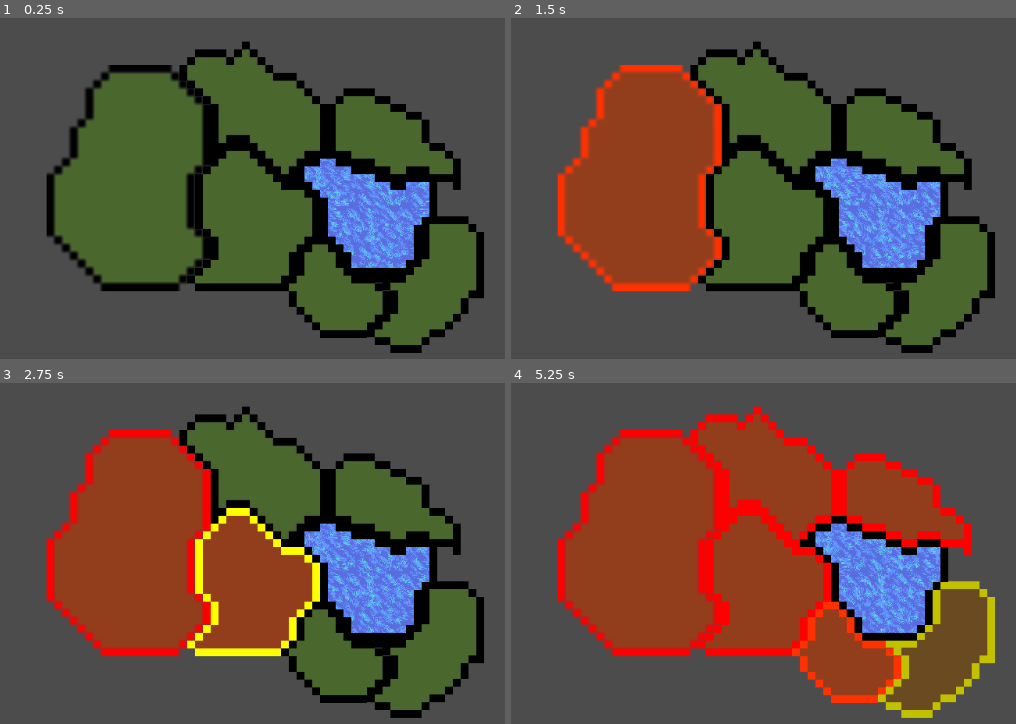
Above: before the commit, frames 1-4 (two rows, left to right).
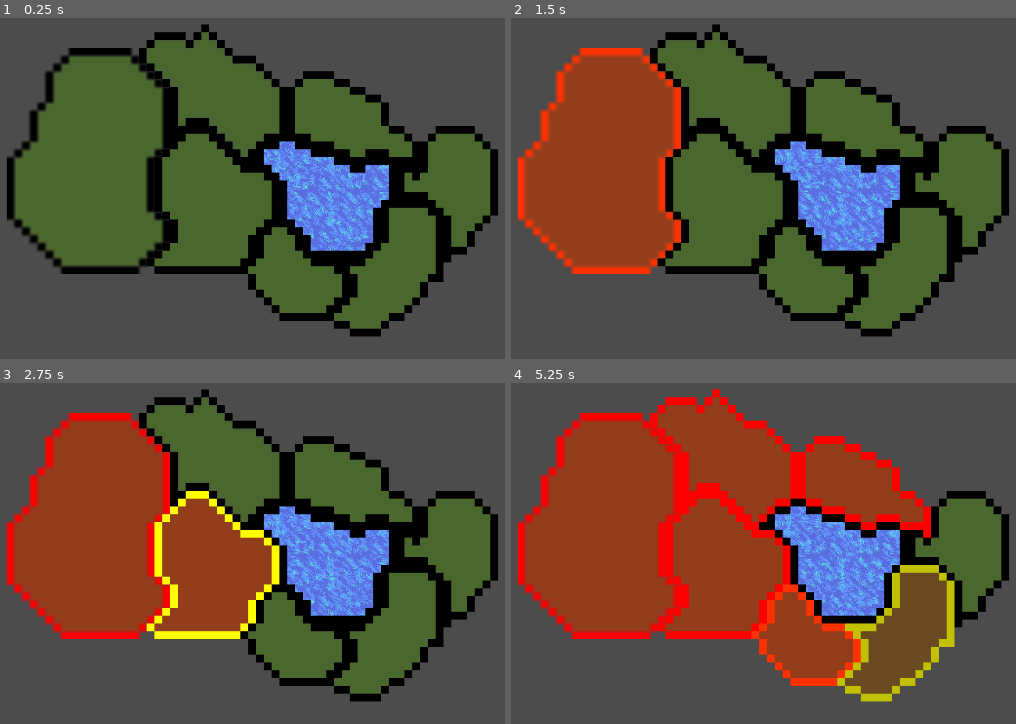
Above: after the commit, the same moments.

Repository: Raelr/StrategyGame
Game: Godot game, scene res://Scenes/World.tscn
Same seed, same stepped clock (60 frames per second), same inputs: the game is played once before the commit and once after it.
Inputs (mouse positions are in pixels of both pictures, inside the frame that each line leads up to):
- Up to frame 1 (0.25 s): no input
- Up to frame 2 (1.5 s): move the mouse to (637, 178) at 0.52 s; press the mouse at (637, 178) at 0.53 s; move the mouse to (outside the picture) at 1.27 s; release the mouse at (outside the picture) at 1.28 s; right-click (outside the picture) at 1.35 s; click (outside the picture) at 1.42 s
- Up to frame 3 (2.75 s): move the mouse to (252, 580) at 2.02 s; press the mouse at (252, 580) at 2.03 s
- Up to frame 4 (5.25 s): move the mouse to (763, 478) at 2.77 s; release the mouse at (763, 478) at 2.78 s; right-click (763, 478) at 2.85 s; click (763, 478) at 2.92 s; move the mouse to (904, 498) at 3.52 s; press the mouse at (904, 498) at 3.53 s; move the mouse to (844, 652) at 4.27 s; release the mouse at (844, 652) at 4.28 s; right-click (844, 652) at 4.35 s; click (844, 652) at 4.42 s; move the mouse to (935, 648) at 5.02 s; press the mouse at (935, 648) at 5.03 s

The runs differ from the first frame. In frame 1, 37% of the frame differs, in the area x 1-99%, y 1-99%; in frame 2, 39%; in frame 3, 39%; in frame 4, 39%.

Commit message:
Completed test region. Now can move onto more gameplay

Diff:
--- a/Scenes/World.tscn
+++ b/Scenes/World.tscn
@@ -21,16 +21,19 @@
 [ext_resource path="res://Sprites/Region6Overlay.png" type="Texture" id=19]
 [ext_resource path="res://Sprites/Region6Outline.png" type="Texture" id=20]
 [ext_resource path="res://Sprites/Region6Details.png" type="Texture" id=21]
+[ext_resource path="res://Sprites/Region7Details.png" type="Texture" id=22]
+[ext_resource path="res://Sprites/Region7Overlay.png" type="Texture" id=23]
+[ext_resource path="res://Sprites/Region7Outline.png" type="Texture" id=24]
 
 [node name="World" type="Node2D"]
 
 [node name="Water" parent="." instance=ExtResource( 11 )]
-position = Vector2( 522.07, 295.284 )
+position = Vector2( 511.837, 291.032 )
 scale = Vector2( 1.06179, 0.943695 )
 z_index = -1
 
 [node name="WestRegion" parent="." instance=ExtResource( 1 )]
-position = Vector2( 460.183, 285.467 )
+position = Vector2( 449.949, 281.214 )
 region_details = ExtResource( 2 )
 region_outline = ExtResource( 3 )
 region_overlay = ExtResource( 4 )
@@ -48,7 +51,7 @@
 polygon = PoolVector2Array( -7.00462, 29.067, 12.8902, 29.0157, 15.095, 27.0416, 20.079, 21.0066, 20.2071, 15.1099, 17. …(248 unchanged characters)…
 
 [node name="SouthRegion" parent="." instance=ExtResource( 1 )]
-position = Vector2( 492.166, 295.467 )
+position = Vector2( 481.932, 291.214 )
 region_details = ExtResource( 6 )
 region_outline = ExtResource( 5 )
 region_overlay = ExtResource( 7 )
@@ -69,7 +72,7 @@
 polygon = PoolVector2Array( -16.8567, 16.9549, -16.8567, 15.054, -14.9931, 14.9049, -14.9186, 12.9667, -13.0549, 12.966 …(399 unchanged characters)…
 
 [node name="NorthRegion" parent="." instance=ExtResource( 1 )]
-position = Vector2( 492.5, 268.592 )
+position = Vector2( 482.266, 264.339 )
 region_details = ExtResource( 9 )
 region_outline = ExtResource( 8 )
 region_overlay = ExtResource( 10 )
@@ -92,7 +95,7 @@
 polygon = PoolVector2Array( -11.0775, 11.6199, -11.0775, -3.8866, -20.6172, -11.9257, -18.8379, -11.9757, -14.872, -16. …(506 unchanged characters)…
 
 [node name="EastRegion" parent="." instance=ExtResource( 1 )]
-position = Vector2( 528.153, 274.488 )
+position = Vector2( 517.919, 270.235 )
 region_details = ExtResource( 13 )
 region_outline = ExtResource( 12 )
 region_overlay = ExtResource( 14 )
@@ -116,7 +119,7 @@
 polygon = PoolVector2Array( -16.9916, -7.93893, -17.012, 3.96616, -15.0142, 4.00693, -14.9938, 5.96396, -11.0186, 6.025 …(583 unchanged characters)…
 
 [node name="SouthLakeRegion" parent="." instance=ExtResource( 1 )]
-position = Vector2( 513.159, 313.458 )
+position = Vector2( 502.925, 309.205 )
 region_details = ExtResource( 17 )
 region_outline = ExtResource( 18 )
 region_overlay = ExtResource( 16 )
@@ -138,7 +141,7 @@
 polygon = PoolVector2Array( -13.977, 1.03326, -13.977, -0.929626, -12.0141, -0.951691, -11.9921, -2.95871, -10.0512, -2 …(690 unchanged characters)…
 
 [node name="SouthEastLakeRegion" parent="." instance=ExtResource( 1 )]
-position = Vector2( 536.145, 312.955 )
+position = Vector2( 525.911, 308.702 )
 region_details = ExtResource( 21 )
 region_outline = ExtResource( 20 )
 region_overlay = ExtResource( 19 )
@@ -159,9 +162,32 @@
 visible = false
 polygon = PoolVector2Array( -14.9321, 13.5706, -14.9321, 11.6126, -12.9741, 11.5443, -12.9741, 9.56354, -11.0161, 9.518 …(660 unchanged characters)…
 
+[node name="EastLakeRegion" parent="." instance=ExtResource( 1 )]
+position = Vector2( 541.913, 288.737 )
+region_details = ExtResource( 22 )
+region_outline = ExtResource( 24 )
+region_overlay = ExtResource( 23 )
+occupied_color = Color( 0, 0, 0, 0 )
+change_duration = 2.0
+
+[node name="Details" parent="EastLakeRegion" index="0"]
+texture = ExtResource( 22 )
+
+[node name="Overlay" parent="EastLakeRegion/Details" index="0"]
+modulate = Color( 0, 0, 0, 0 )
+texture = ExtResource( 23 )
+
+[node name="Outline" parent="EastLakeRegion/Details" index="1"]
+position = Vector2( 0, 0.988 )
+texture = ExtResource( 24 )
+
+[node name="CollisionPolygon2D" parent="EastLakeRegion" index="1"]
+visible = false
+polygon = PoolVector2Array( -7.05682, -12.5085, -6.99829, -4.48834, -8.9859, -4.51733, -8.9859, -6.47595, -13.0482, -6.50497, -13.0054, 2.48129, -5.01135, 2.48129, -4.96783, 4.51245, -3.00922, 4.57047, -3.00336, 6.52338, -1.10278, 6.56693, -1.04468, 18.5071, 0.986511, 18.4926, 1.00098, 16.563, 5.04877, 16.5195, 5.0343, 14.5464, 6.99286, 14.4884, 6.99286, 10.5566, 8.99506, 10.5131, 8.99506, 8.49646, 11.0666, 8.53979, 11.0262, 6.50882, 12.9993, 6.53784, 13.0081, -10.4919, 10.9914, -10.5209, 11.064, -12.494, 9.01831, -12.465, 9.00378, -14.4962, 6.98712, -14.5107, 7.01617, -16.5273, -3.02356, -16.5128, -3.02356, -14.4817, -5.0257, -14.5107, -5.0257, -12.523 )
+
 [node name="LakeOutline" type="Sprite" parent="."]
 modulate = Color( 0, 0, 0, 1 )
-position = Vector2( 520.153, 294.467 )
+position = Vector2( 509.919, 290.214 )
 texture = ExtResource( 15 )
 
 [node name="Camera2D" type="Camera2D" parent="."]
@@ -180,3 +206,5 @@
 [editable path="SouthLakeRegion"]
 
 [editable path="SouthEastLakeRegion"]
+
+[editable path="EastLakeRegion"]
Not shown: 1 places in Scenes/World.tscn that only renumber resources
Binary file added: Sprites/Region7Details.png
Not shown, added: Sprites/Region7Details.png.import
Binary file added: Sprites/Region7Outline.png
Not shown, added: Sprites/Region7Outline.png.import
Binary file added: Sprites/Region7Overlay.png
Not shown, added: Sprites/Region7Overlay.png.import
